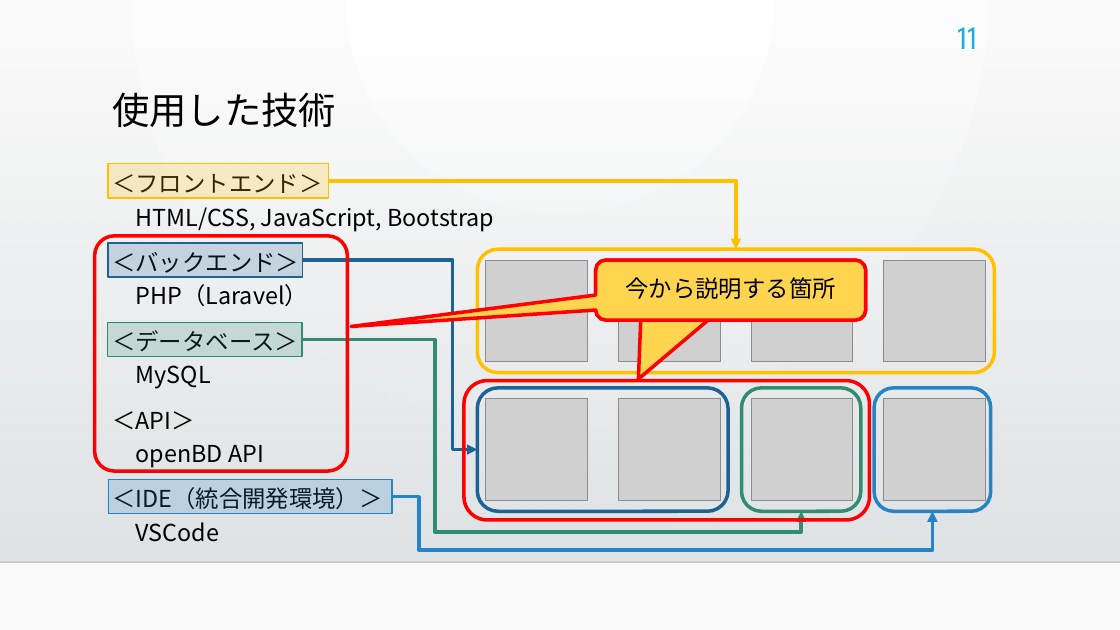
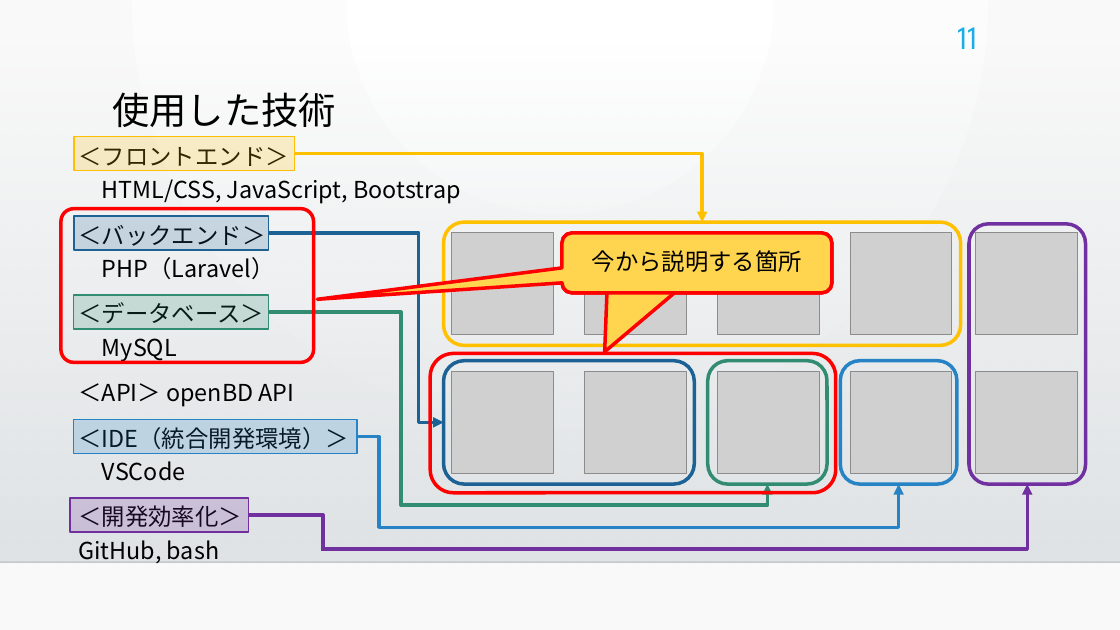
Before and after one commit to bicity2/ICT_GP, a slide deck: slide 11 of 00_参照ファイル/10_管理/書籍管理システム.pptx. Drawn at 1120x630 pixels with LibreOffice and Linux fonts; fonts in the diff are those of the drawing; grey boxes stand for pictures; background and template pictures are left out. Boxes give left, top, right and bottom in pixels: in the first picture for what was removed or moved away, otherwise in the second. Text is boxed around its words. In the diff, an @@ line names an element or a change of style, - is before the commit and + after.

```diff
--- a/00_参照ファイル/10_管理/書籍管理システム.pptx
+++ b/00_参照ファイル/10_管理/書籍管理システム.pptx
@@ text "＜フロントエンド＞ HTML/CSS, JavaScript, Bootstrap": place and size @@
-text "＜フロントエンド＞ HTML/CSS, JavaScript, Bootstrap" at <box>112,174,494,542</box>
+text "＜フロントエンド＞ HTML/CSS, JavaScript, Bootstrap" at <box>78,147,460,563</box>
@@ rounded rectangle: place and size @@
-rounded rectangle at <box>95,236,348,471</box>
+rounded rectangle at <box>61,208,314,362</box>
@@ 4 pictures, 3 elbow arrows, 2 rounded speech boxes, 2 rectangles, 1 rounded rectangle: place and size @@
-4 pictures, 3 elbow arrows, 2 rounded speech boxes, 2 rectangles, 1 rounded rectangle at <box>108,164,986,533</box>
+4 pictures, 3 elbow arrows, 2 rounded speech boxes, 2 rectangles, 1 rounded rectangle at <box>74,137,952,505</box>
@@ rounded rectangle added at <box>970,223,1086,484</box>, outline #7030A0 3 pt @@
@@ picture added at <box>975,233,1077,334</box> @@
@@ 4 pictures, 4 rounded rectangles, 1 rectangle: place and size @@
-4 pictures, 4 rounded rectangles, 1 rectangle at <box>108,250,995,512</box>
+4 pictures, 4 rounded rectangles, 1 rectangle at <box>74,222,961,484</box>
@@ picture added at <box>976,371,1078,473</box> @@
@@ rectangle: place and size @@
-rectangle at <box>108,480,392,514</box>
+rectangle at <box>74,419,357,454</box>
@@ elbow arrow moved from (392, 497) - (933, 512) to (357, 437) - (899, 484) @@
@@ rectangle added at <box>70,498,249,533</box>, fill #7030A0 at 20% opacity, outline #7030A0 1.25 pt @@
@@ text at <box>78,505,242,563</box>: paragraph added @@
+＜開発効率化＞
+GitHub, bash
@@ elbow arrow added from (321, 549) to (1028, 484), #7030A0 3 pt @@
@@ elbow line added from (249, 515) to (321, 549), #7030A0 3 pt @@
```
Also in this commit, not shown: 6 other slides changed, 1 slide added.
